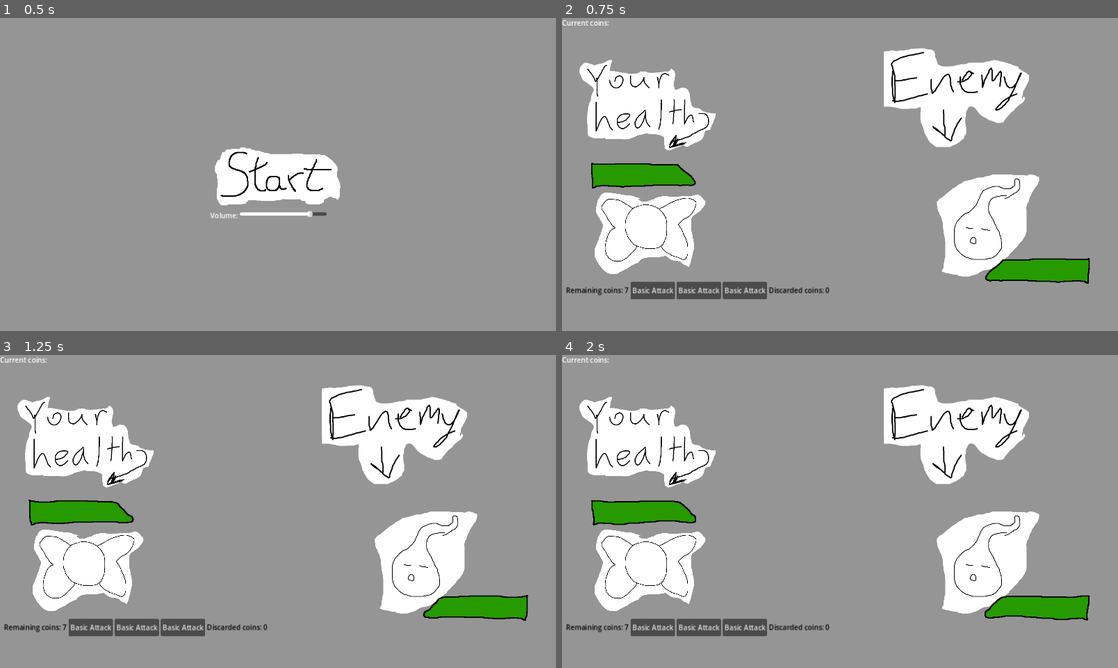
Above: before the commit, frames 1-4 (two rows, left to right).
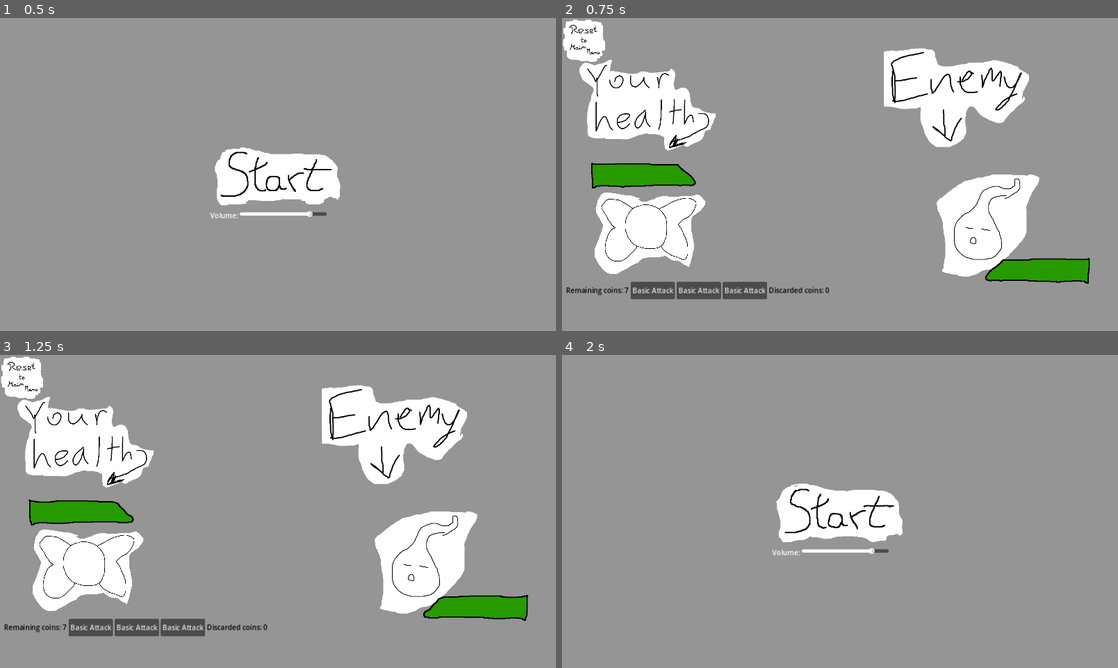
Above: after the commit, the same moments.

Repository: bonsaipropaganda/mini-jam-139
Game: Godot game, scene res://scenes/UI/main_menu.tscn
Same seed, same stepped clock (60 frames per second), same inputs: the game is played once before the commit and once after it. Sound files missing from this copy of the repository are replaced by a short silence.
Inputs (mouse positions are in pixels of both pictures, inside the frame that each line leads up to):
- Up to frame 1 (0.5 s): no input
- Up to frame 2 (0.75 s): click (840, 177) at 0.5 s
- Up to frame 3 (1.25 s): no input
- Up to frame 4 (2 s): click (584, 376) at 1.27 s

Frame 1 is identical in both runs. In frame 2, 0.9% of the frame differs, in the area x 0-9%, y 0-14%; in frame 3, 0.9%; in frame 4, 25%, in the area x 0-95%, y 0-90%.

Commit message:
Added reset to main menu button

Diff:
--- a/code/battlefield.gd
+++ b/code/battlefield.gd
@@ -74,3 +74,7 @@
 
 func player_add_coin(coin: Coin) -> void:
 	player.add_coin(coin)
+
+
+func _on_reset_to_main_menu_pressed() -> void:
+	get_tree().change_scene_to_file("res://scenes/UI/main_menu.tscn")
--- a/scenes/battlefield.tscn
+++ b/scenes/battlefield.tscn
@@ -1,9 +1,12 @@
-[gd_scene load_steps=7 format=3 uid="uid://dkf13w78s04vh"]
+[gd_scene load_steps=10 format=3 uid="uid://dkf13w78s04vh"]
 
 [ext_resource type="Script" path="res://code/battlefield.gd" id="1_5g3mx"]
 [ext_resource type="PackedScene" uid="uid://x32nf6rqxaa5" path="res://scenes/UI/choice_scene_coin.tscn" id="2_nbfrv"]
 [ext_resource type="Script" path="res://code/UI/coins_hbox.gd" id="3_fm4v5"]
+[ext_resource type="Texture2D" uid="uid://sjy46x852mt4" path="res://art/Reset/normal.png" id="3_th0id"]
+[ext_resource type="Texture2D" uid="uid://bk6bvvai6xmh3" path="res://art/Reset/pressed.png" id="4_0ei4d"]
 [ext_resource type="PackedScene" uid="uid://bh7g0ayrjj5c2" path="res://scenes/UI/health_bar.tscn" id="4_51fdp"]
+[ext_resource type="Texture2D" uid="uid://3tuwy06sc0k8" path="res://art/Reset/hover.png" id="5_e7y1u"]
 [ext_resource type="PackedScene" uid="uid://pdhajmhtyjha" path="res://scenes/UI/combat_history.tscn" id="5_tf41l"]
 [ext_resource type="Script" path="res://code/UI/coin_button.gd" id="6_fc31l"]
 
@@ -35,11 +38,14 @@
 offset_bottom = 614.0
 scale = Vector2(-1, 1)
 
-[node name="CurrentCoins" type="Label" parent="UI/UI"]
+[node name="ResetToMainMenu" type="TextureButton" parent="UI/UI"]
 layout_mode = 0
-offset_right = 40.0
-offset_bottom = 23.0
-text = "Current coins:"
+offset_right = 256.0
+offset_bottom = 256.0
+scale = Vector2(0.4, 0.4)
+texture_normal = ExtResource("3_th0id")
+texture_pressed = ExtResource("4_0ei4d")
+texture_hover = ExtResource("5_e7y1u")
 
 [node name="CombatHistory" parent="UI/UI" instance=ExtResource("5_tf41l")]
 layout_mode = 1
@@ -102,4 +108,5 @@
 [node name="EnemyLocation" type="Node2D" parent="."]
 position = Vector2(978, 498)
 
+[connection signal="pressed" from="UI/UI/ResetToMainMenu" to="." method="_on_reset_to_main_menu_pressed"]
 [connection signal="coin_selected" from="UI/UI/ChoiceSceneCoin" to="." method="player_add_coin"]
Binary file added: art/Reset/hover.png
Not shown, added: art/Reset/hover.png.import
Binary file added: art/Reset/normal.png
Not shown, added: art/Reset/normal.png.import
Binary file added: art/Reset/pressed.png
Not shown, added: art/Reset/pressed.png.import
